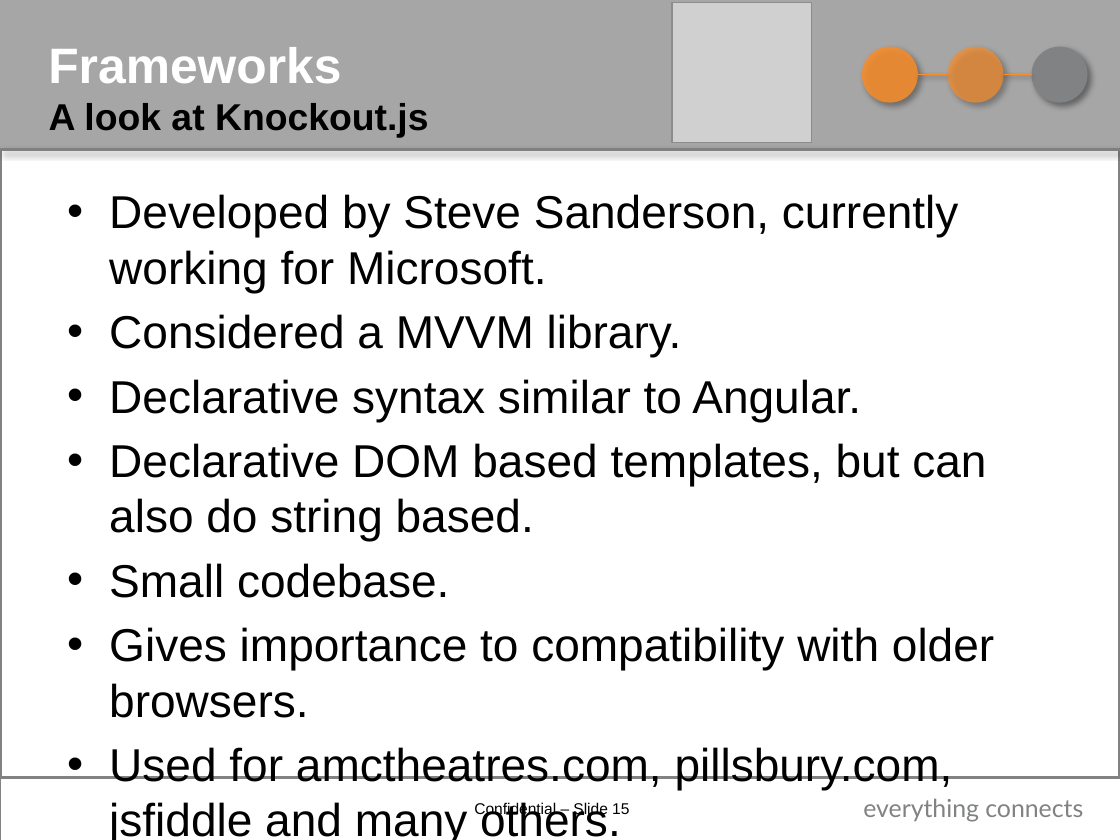
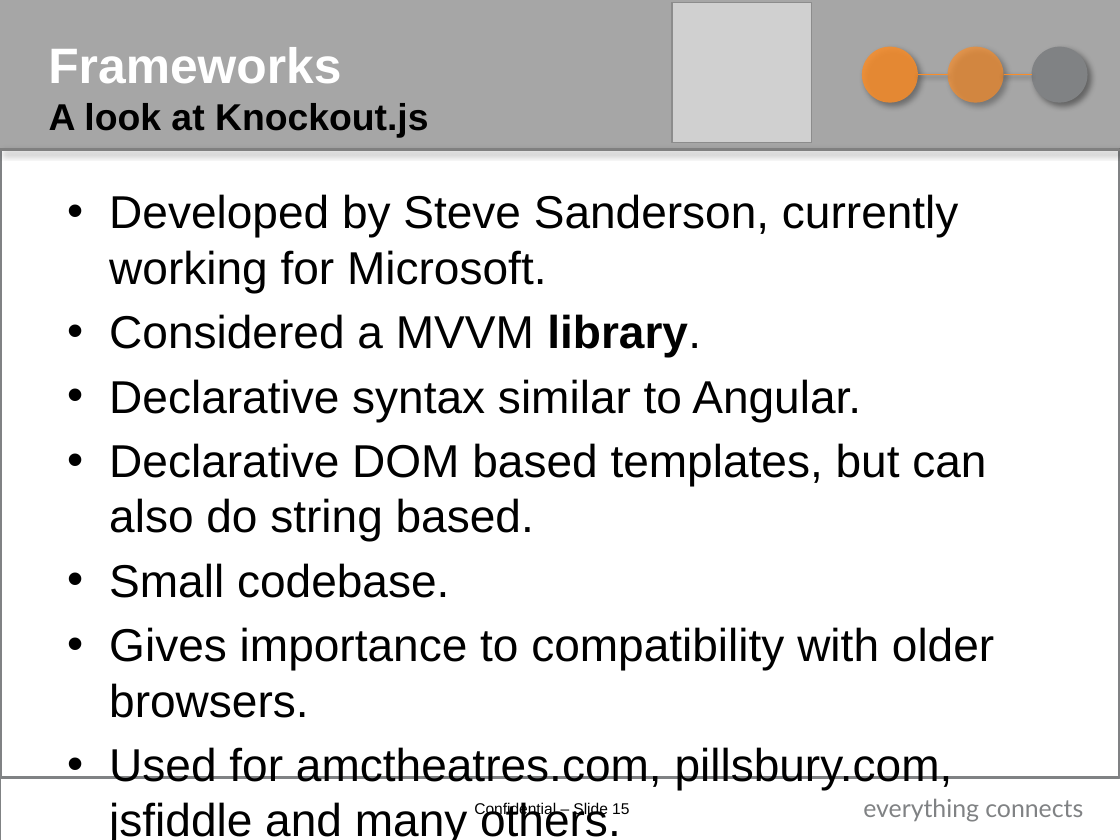
Before and after one commit to georgefrick/BBWorkshopKnockout, a slide deck: slide 15 of presentation/SPA_workshop.pptx. Drawn at 1120x840 pixels with LibreOffice and Linux fonts; fonts in the diff are those of the drawing; grey boxes stand for pictures; background and template pictures are left out. Boxes give left, top, right and bottom in pixels: in the first picture for what was removed or moved away, otherwise in the second. Text is boxed around its words. In the diff, an @@ line names an element or a change of style, - is before the commit and + after.

```diff
--- a/presentation/SPA_workshop.pptx
+++ b/presentation/SPA_workshop.pptx
@@ text at <box>109,314,701,357</box>: bold on in "library." @@
```
Also in this commit, not shown: 4 other slides changed, 4 other files.
